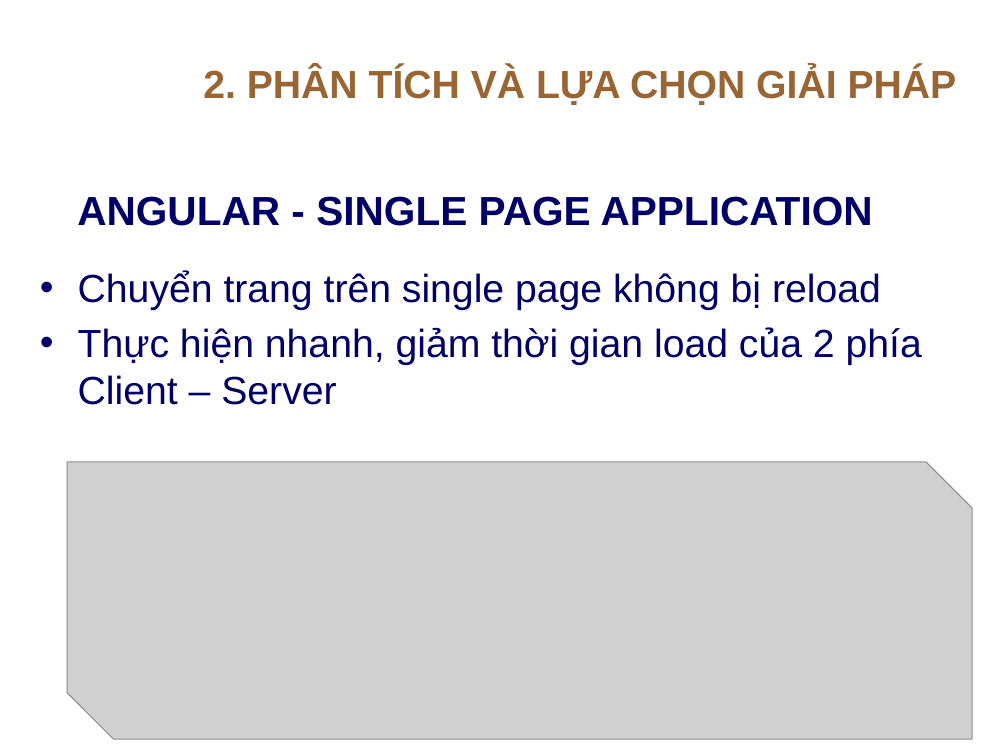
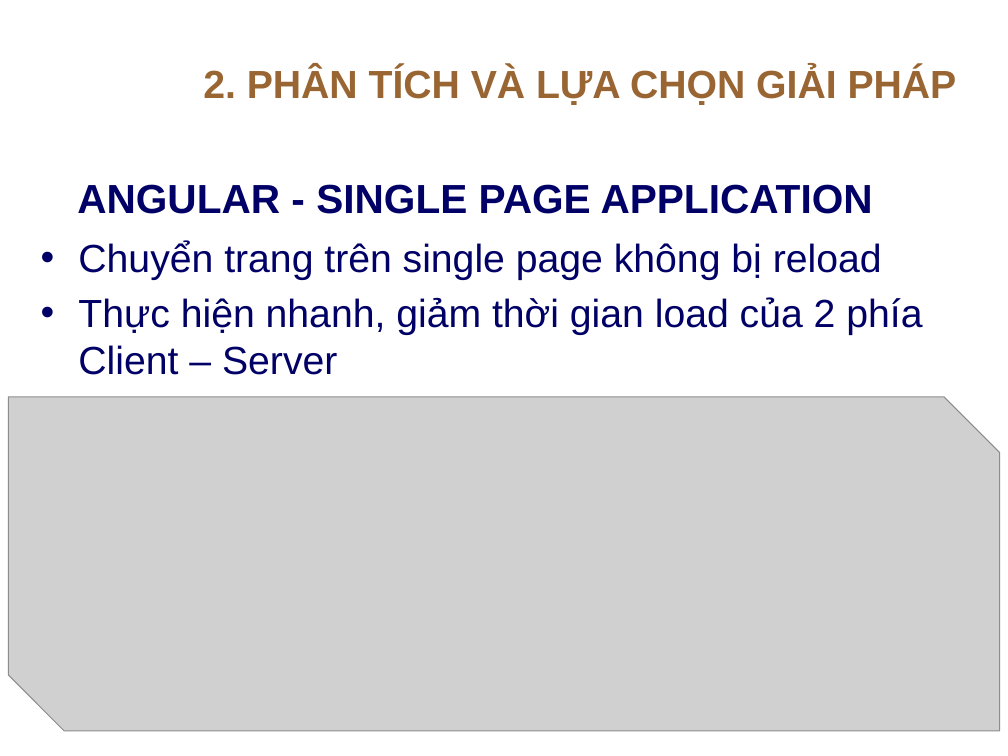
Before and after one commit to nhgiang196/luanvan, a slide deck: slide 11 of maubaocaolv.pptx. Drawn at 1008x756 pixels with LibreOffice and Linux fonts; fonts in the diff are those of the drawing; grey boxes stand for pictures; background and template pictures are left out. Boxes give left, top, right and bottom in pixels: in the first picture for what was removed or moved away, otherwise in the second. Text is boxed around its words. In the diff, an @@ line names an element or a change of style, - is before the commit and + after.

```diff
--- a/maubaocaolv.pptx
+++ b/maubaocaolv.pptx
@@ text "ANGULAR - SINGLE PAGE APPLICATION": place and size @@
-text "ANGULAR - SINGLE PAGE APPLICATION" at <box>77,196,873,226</box>
+text "ANGULAR - SINGLE PAGE APPLICATION" at <box>77,184,873,214</box>
@@ text "Chuyển trang trên single page ...": place and size @@
-text "Chuyển trang trên single page ..." at <box>78,271,922,405</box>
+text "Chuyển trang trên single page ..." at <box>78,241,922,375</box>
@@ picture: place and size @@
-picture at <box>68,462,973,739</box>
+picture at <box>8,397,999,731</box>
```
Also in this commit, not shown: 11 other slides changed, 2 slides removed, 1 other file.
